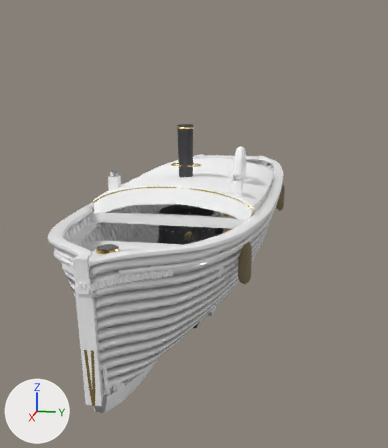
The glTF model boats/exports/steam/boat_complete.glb, before and after one commit.
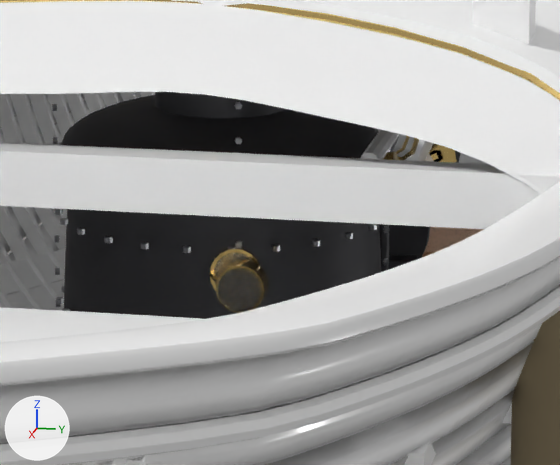
There are two pictures of each version: one whole from a 50 mm camera at (6.927, 1.378, 2.011) aimed at (0.032, -0.001, 0.287), one close up on the part from 38% to 64% of the width and 42% to 60% of the height. Every picture has the same lights, and +X, +Y and +Z are marked at lower left. The last two pictures show the newer version. Vertices at exactly the same position are counted once.

The first close-up shows 'Boiler', 'Canopy_Cover', 'Canopy_Frame', 'Coamings', 'Decks', 'Frames', 'Gear_Nav_Safety', 'Inner_Diagonal_Skin', 'Keel_Stem_Frames_Gunwale', 'Pipework_Fittings', 'Planking_Carvel', 'Seats' and 3 more.
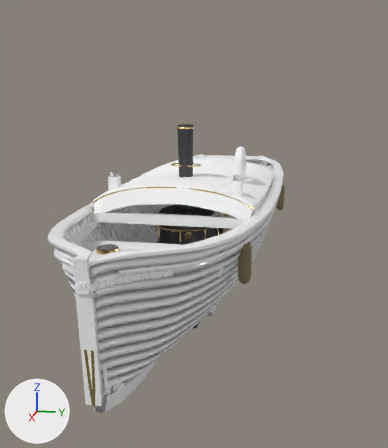
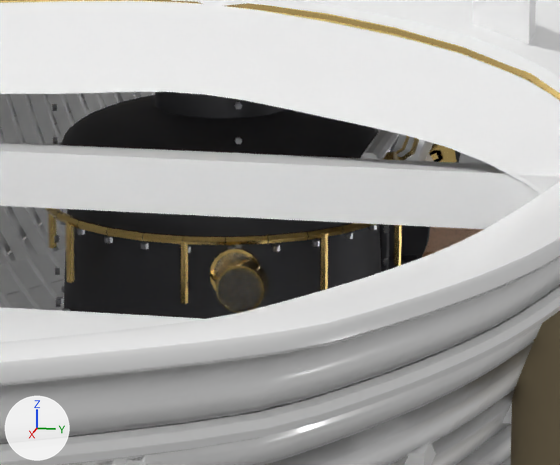
The change in detail:
me_boiler is used by ob_boiler; location (0.0, 0.0, 0.0).
me_boiler had 3621 vertices, 6272 faces and spanned x 0.058..0.947, y -0.376..0.376, z -0.345..0.853.
me_boiler now has 4069 vertices, 7016 faces and spans x 0.058..0.947, y -0.406..0.406, z -0.345..0.853.
me_boiler part 1: a new loose piece, a 6-sided cylinder along z spanning x 0.888..0.904, y -0.009..0.009, z 0.277..0.415, in mat_brass (yellow #e2c47c).
me_boiler part 2: a new loose piece, a 6-sided cylinder along z spanning x 0.772..0.788, y 0.271..0.289, z 0.277..0.415, in mat_brass (yellow #e2c47c).
me_boiler part 3: a new loose piece, a 6-sided cylinder along z spanning x 0.492..0.508, y 0.387..0.405, z 0.277..0.415, in mat_brass (yellow #e2c47c).
me_boiler part 4: a new loose piece, a 6-sided cylinder along z spanning x 0.492..0.508, y -0.405..-0.387, z 0.277..0.415, in mat_brass (yellow #e2c47c).
me_boiler part 5: a new loose piece, a 6-sided cylinder along z spanning x 0.772..0.788, y -0.289..-0.271, z 0.277..0.415, in mat_brass (yellow #e2c47c).
me_boiler part 6: 336 vertices added at x 0.094..0.906, y -0.406..0.406, z 0.406..0.424.
Other edits to the shape of me_boiler do not show in these pictures.

Where the change shows, as pixel boxes [x1, y1, x2, y2] in the close-ups (560 x 465 px):
'Boiler', reshaped: before [52, 92, 391, 319]; after [45, 92, 402, 319]
part 1 of me_boiler, added: after [180, 241, 188, 304]
part 2 of me_boiler, added: after [320, 234, 328, 291]
part 3 of me_boiler, added: after [393, 225, 402, 266]
part 4 of me_boiler, added: after [48, 213, 56, 248]
part 5 of me_boiler, added: after [65, 221, 74, 283]
part 6 of me_boiler, added: after [45, 208, 375, 245]
